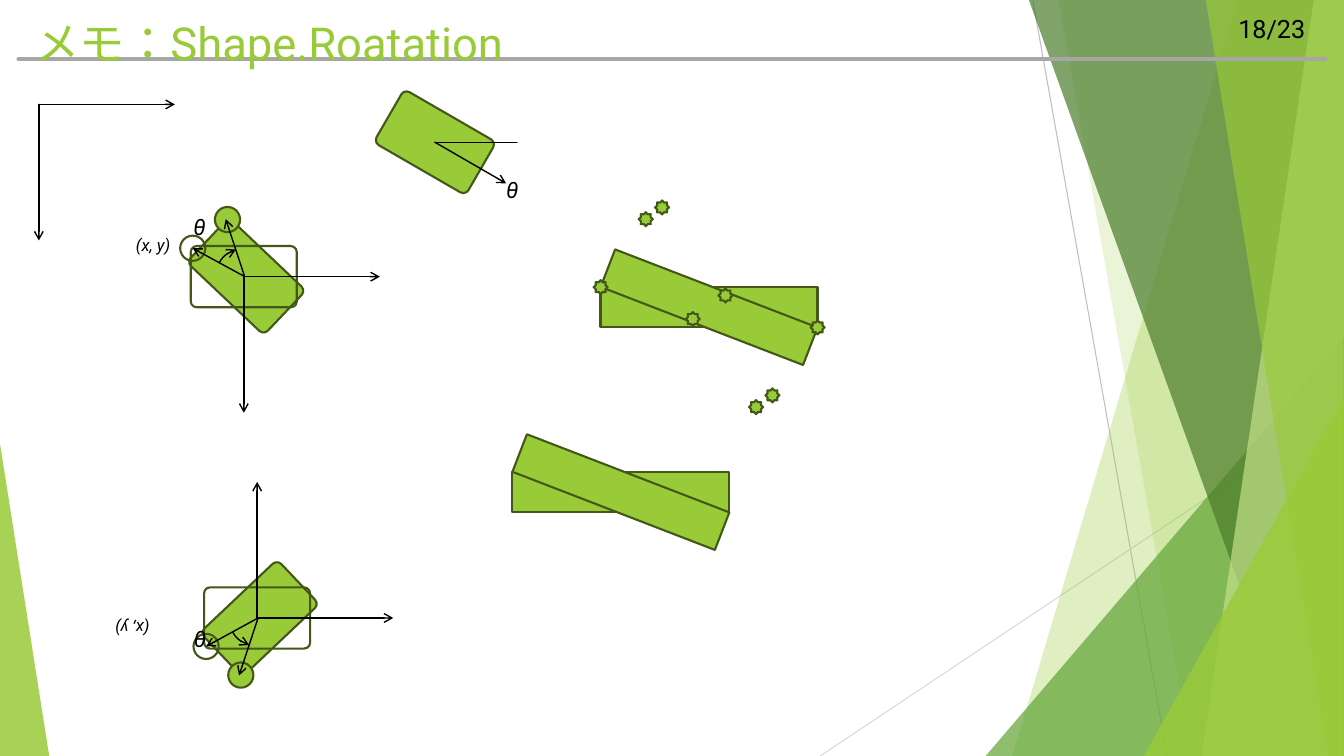
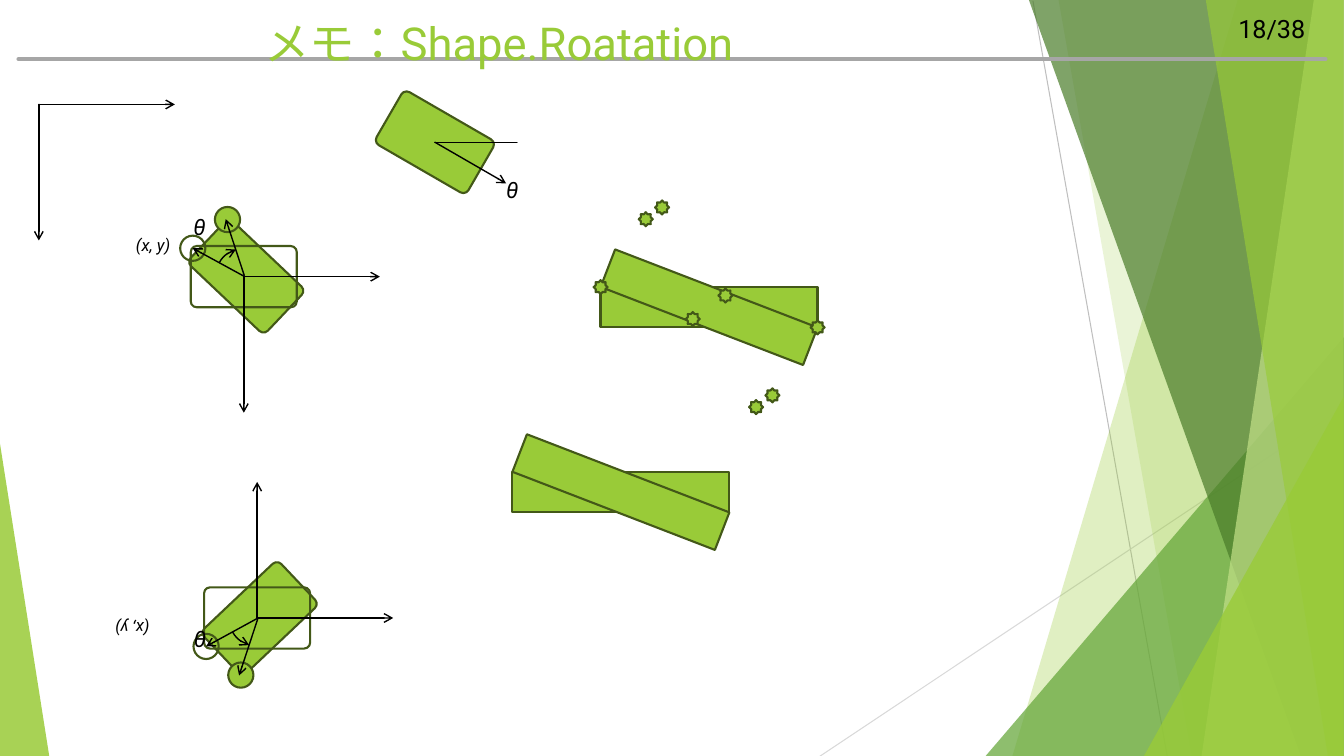
Before and after one commit to hitsuji-ga-u/pawapo, a slide deck: slide 19 of slide/customUI_debug.pptm. Drawn at 1344x756 pixels with LibreOffice and Linux fonts; fonts in the diff are those of the drawing. Boxes give left, top, right and bottom in pixels: in the first picture for what was removed or moved away, otherwise in the second. Text is boxed around its words. In the diff, an @@ line names an element or a change of style, - is before the commit and + after.

```diff
--- a/slide/customUI_debug.pptm
+++ b/slide/customUI_debug.pptm
@@ title "メモ：Shape.Roatation" at (x1=265, y1=26, x2=734, y2=70): alignment left to centre @@
@@ page number at (x1=1238, y1=20, x2=1305, y2=40): text changed @@
-18/23
+18/38
```
Also in this commit, not shown: 28 other slides changed, 2 slides added, 1 slide removed, 5 other files.
